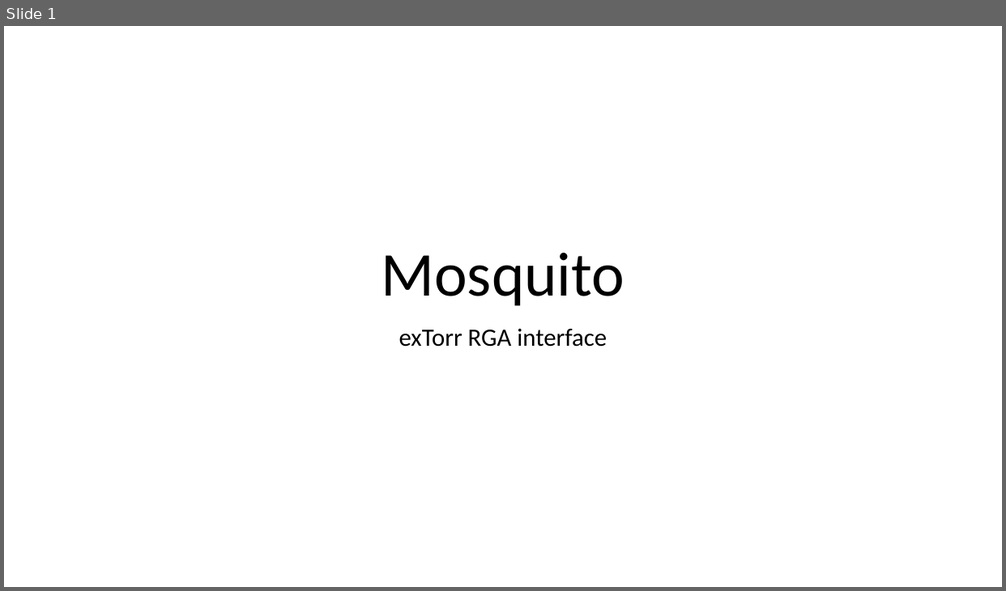
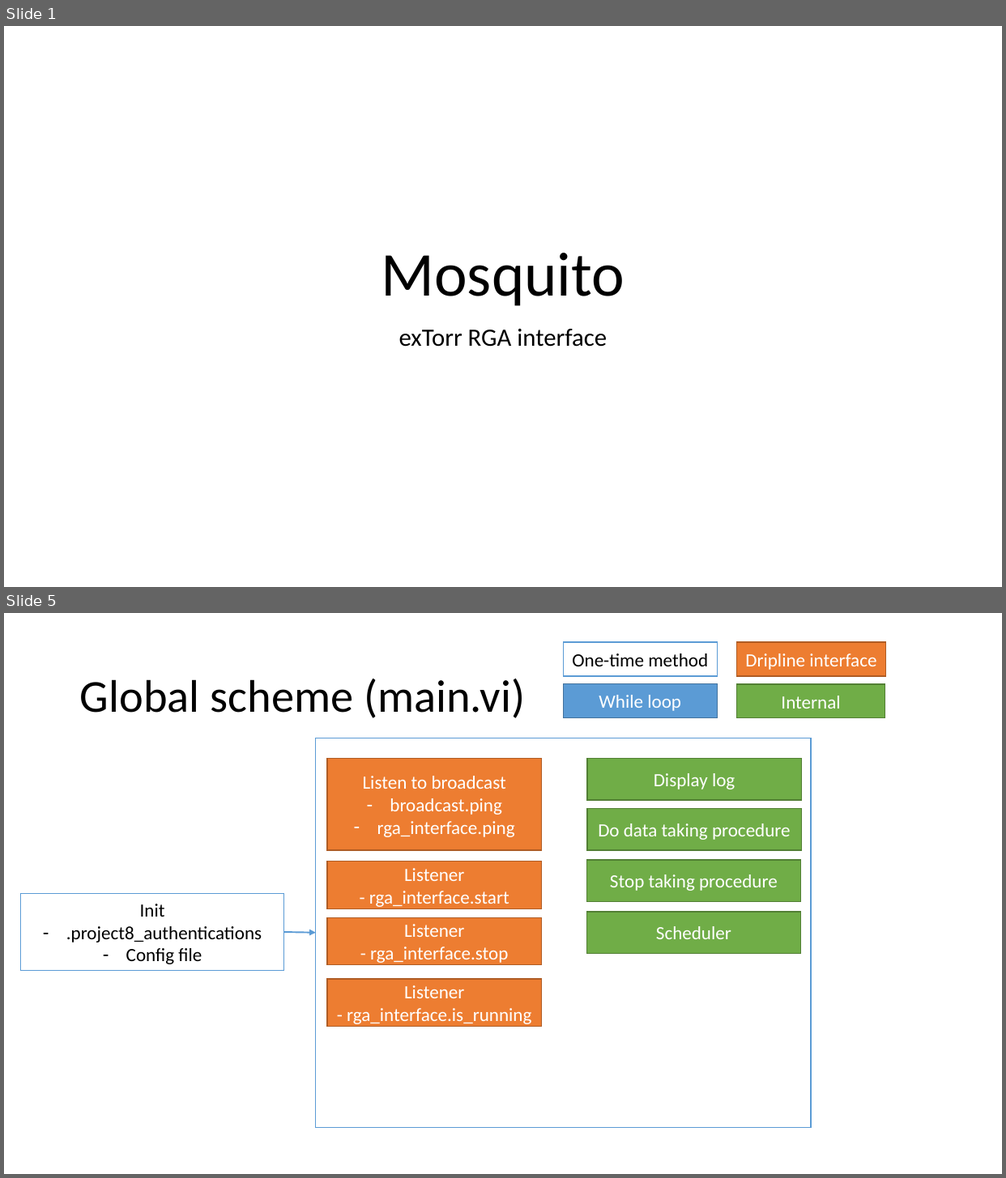
Before and after one commit to project8/mosquito, a slide deck: doc/schemes.pptx. Shown one above the other, each under a label of ours: slide 1 before the commit, slides 1 and 5 after it; the slides between them are not shown. The pictures are 1006x591 and 1006x1178 pixels, drawn with LibreOffice and Linux fonts; fonts in the diff are those of the drawing. Boxes give left, top, right and bottom in pixels: in the first picture for what was removed or moved away, otherwise in the second. Text is boxed around its words. In the diff, an @@ line names an element or a change of style, - is before the commit and + after.

```diff
--- a/doc/schemes.pptx
+++ b/doc/schemes.pptx
@@ slide 5 added at <box>4,613,1002,1174</box>, background #FFFFFF @@
@@ rectangle added at <box>563,642,718,677</box>, fill #FFFFFF, outline #5B9BD5 1 pt, 18 pt, text #000000 @@
+One-time method
@@ title added at <box>80,679,525,718</box>, 44 pt, text #000000 @@
+Global scheme (main.vi)
@@ rectangle added at <box>563,684,718,718</box>, fill #5B9BD5, outline #43739E 1 pt, 18 pt, text #FFFFFF @@
+While loop
@@ group added at <box>315,642,886,1128</box>: 11 rectangles @@
+Listen to broadcast
+– broadcast.ping
+– rga_interface.ping
+Listener
+- rga_interface.start
+Listener
+- rga_interface.stop
+Listener
+- rga_interface.is_running
+Display log
+Do data taking procedure
+Stop taking procedure
+Scheduler
+Dripline interface
+Internal
@@ rectangle added at <box>20,894,284,971</box>, fill #FFFFFF, outline #5B9BD5 1 pt, 18 pt, text #000000 @@
+Init
+– .project8_authentications
+– Config file
@@ arrow added from (284, 932) to (315, 933), #5B9BD5 1.5 pt @@
```
Also in this commit, not shown: 6 other slides added, 1 other file.
